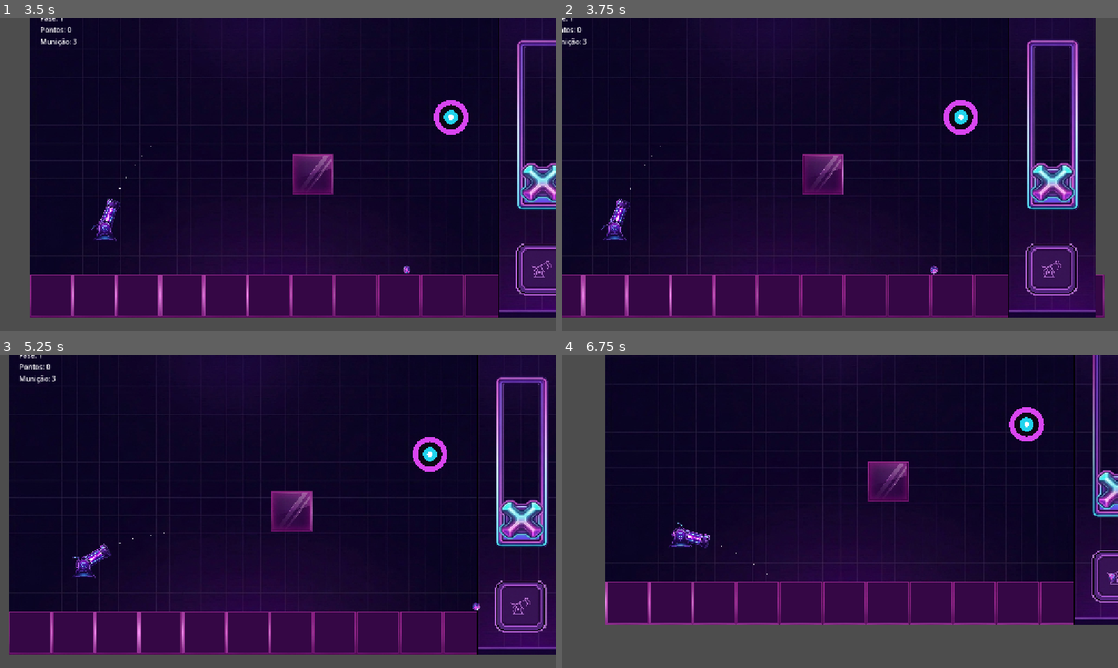
Above: before the commit, frames 1-4 (two rows, left to right).
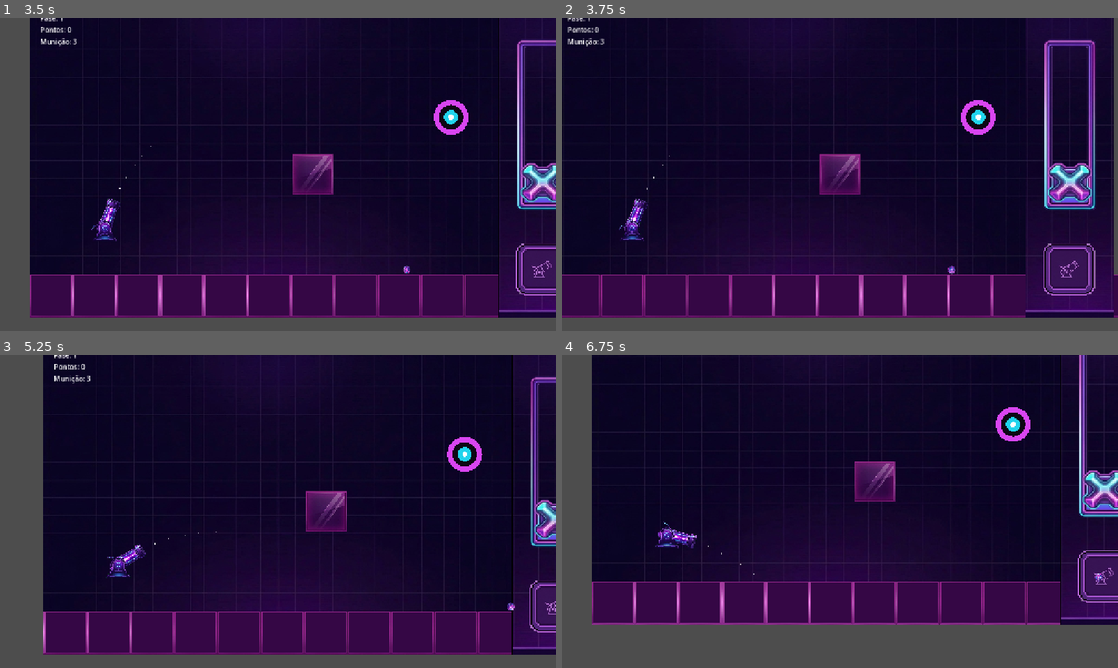
Above: after the commit, the same moments.

Repository: Zidan-09/Arc-Impact
Game: Godot game, scene res://screens/home.tscn
Same seed, same stepped clock (60 frames per second), same inputs: the game is played once before the commit and once after it.
Inputs (mouse positions are in pixels of both pictures, inside the frame that each line leads up to):
- Up to frame 1 (3.5 s): click (278, 174) at 0.5 s; click (539, 268) at 1.25 s; tap Enter at 2 s; drag from (544, 187) to (311, 174) at 2.02 s; drag from (166, 190) to (311, 174) at 2.77 s
- Up to frame 2 (3.75 s): move the mouse to (895, 105) at 3.52 s; hold Right from 3.53 s (still down); tap R at 3.6 s; click (895, 105) at 3.67 s
- Up to frame 3 (5.25 s): release Right at 4.25 s; drag from (250, 574) to (383, 605) at 4.27 s; tap Space at 5 s; move the mouse to (444, 558) at 5.02 s; hold Left from 5.03 s (still down); tap R at 5.1 s; click (444, 558) at 5.17 s
- Up to frame 4 (6.75 s): release Left at 5.75 s; drag from (673, 464) to (1090, 605) at 5.77 s; tap Enter at 6.5 s; move the mouse to (867, 511) at 6.52 s; hold Down from 6.53 s (still down); tap R at 6.6 s; click (867, 511) at 6.67 s

Frame 1 is identical in both runs. In frame 2, 13% of the frame differs, in the area x 0-100%, y 0-96%; in frame 3, 16%, in the area x 1-100%, y 0-96%; in frame 4, 8.6%.

Commit message:
feat(camera): add camera reset via R key and double right-click

Diff:
--- a/screens/game.gd
+++ b/screens/game.gd
@@ -38,6 +38,7 @@
 func _ready() -> void:
 	fire_button.focus_mode = Control.FOCUS_NONE
 	fire_button.pressed.connect(shoot)
+	get_viewport().size_changed.connect(_on_viewport_size_changed)
 	cannon.bullet_container = level_node
 	cannon.current_power = power_slider.power
 	power_slider.power_changed.connect(_on_power_changed)
@@ -167,8 +168,11 @@
 			# Pan: botão esquerdo segue exclusivo da mira (§6). Pan e mira
 			# nunca ficam ativos ao mesmo tempo.
 			if event.pressed and _press_in_world(event.position):
-				_panning = true
-				_dragging_angle = false
+				if event.double_click:
+					_reset_camera_view()
+				else:
+					_panning = true
+					_dragging_angle = false
 				get_viewport().set_input_as_handled()
 	elif event is InputEventMouseMotion and (_panning or _dragging_angle):
 		if _panning:
@@ -202,6 +206,9 @@
 		elif event.keycode == KEY_MINUS or event.keycode == KEY_KP_SUBTRACT:
 			game_camera.zoom_step_out()
 			get_viewport().set_input_as_handled()
+		elif event.keycode == KEY_R:
+			_reset_camera_view()
+			get_viewport().set_input_as_handled()
 
 
 func _press_in_world(viewport_pos: Vector2) -> bool:
@@ -264,7 +271,22 @@
 	if bounds.size.x <= 0.0 or bounds.size.y <= 0.0:
 		bounds = current_def.play_bounds
 	game_camera.set_bounds(bounds)
+	_reset_camera_view()
+
+
+## Volta ao enquadramento inicial canhão↔alvo (tecla R, duplo-clique com
+## botão direito, toda troca de fase).
+func _reset_camera_view() -> void:
+	if not is_instance_valid(game_camera):
+		return
 	if current_target != null:
 		game_camera.reset_view(cannon.position, current_target.position)
+	elif current_def != null:
+		game_camera.reset_view(cannon.position)
 	else:
-		game_camera.reset_view(cannon.position)
+		game_camera.reset_view()
+
+
+func _on_viewport_size_changed() -> void:
+	if is_instance_valid(game_camera):
+		game_camera.refresh()
